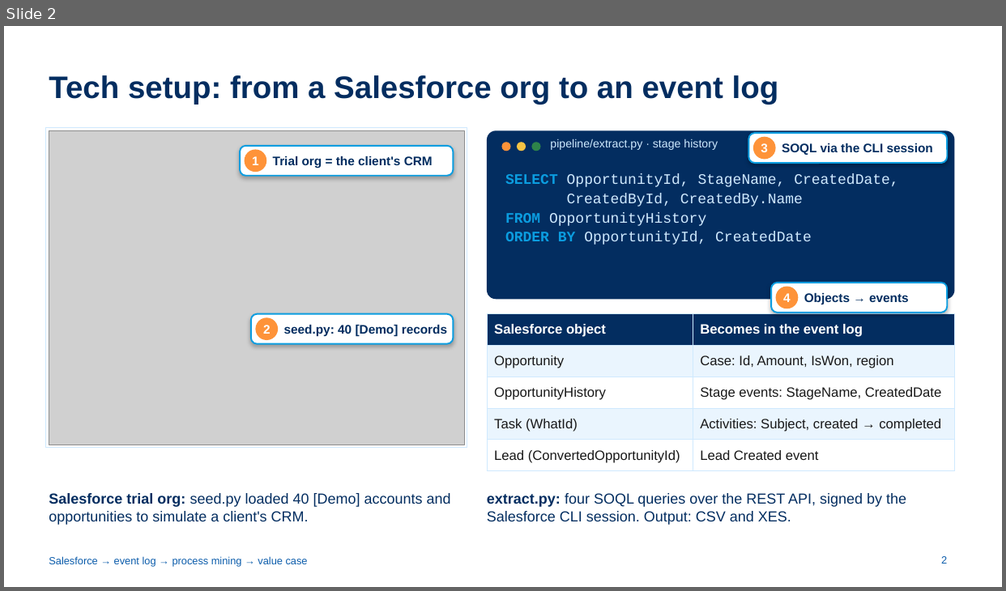
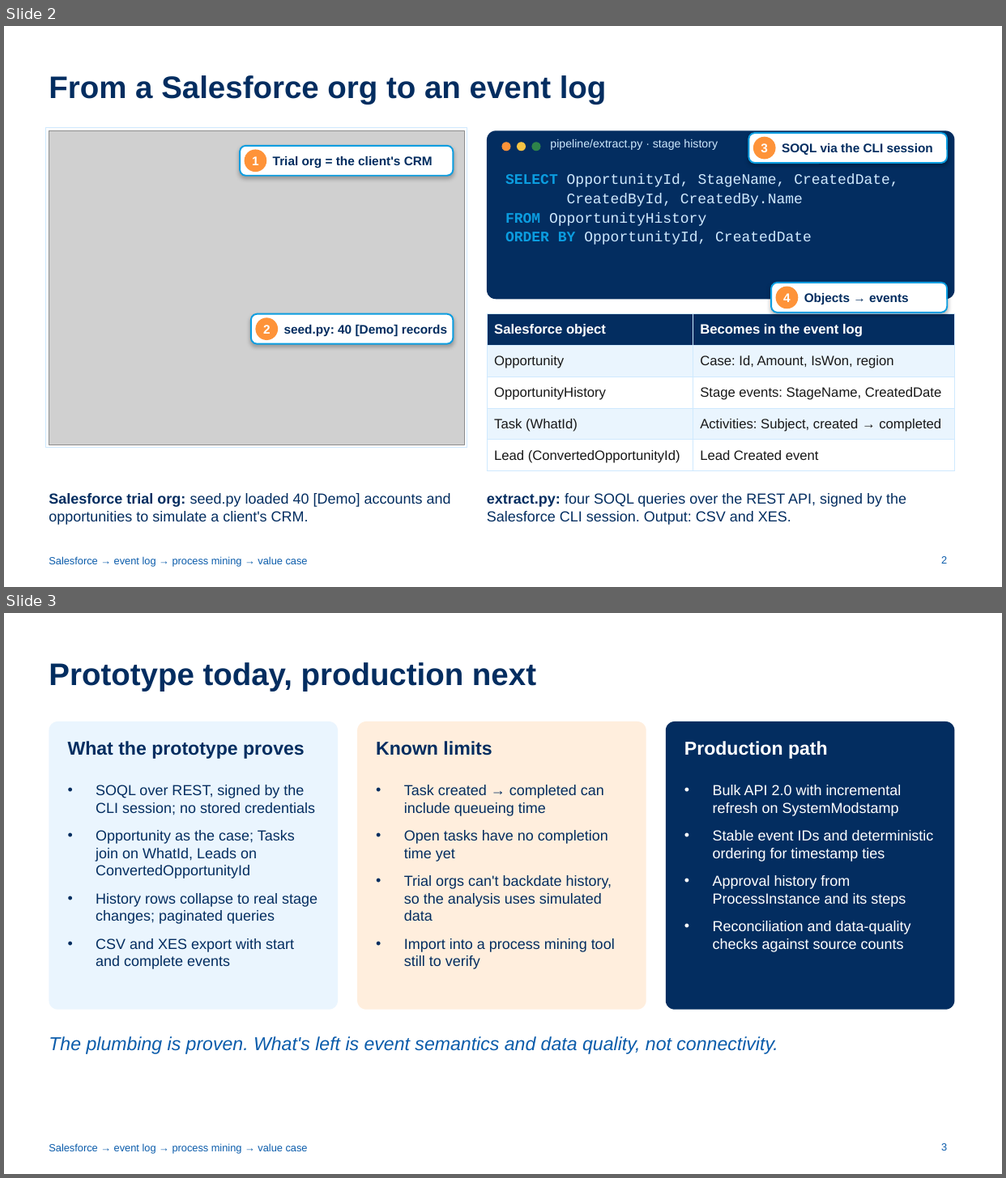
Before and after one commit to ch-lukas/salesforce-process-intelligence, a slide deck: deck/salesforce-process-intelligence-tech-setup.pptx. Shown one above the other, each under a label of ours: slide 2 before the commit, slides 2 and 3 after it. The pictures are 1006x591 and 1006x1178 pixels, drawn with LibreOffice and Linux fonts; fonts in the diff are those of the drawing; grey boxes stand for pictures. Boxes give left, top, right and bottom in pixels: in the first picture for what was removed or moved away, otherwise in the second. Text is boxed around its words. In the diff, an @@ line names an element or a change of style, - is before the commit and + after.

```diff
--- a/deck/salesforce-process-intelligence-tech-setup.pptx
+++ b/deck/salesforce-process-intelligence-tech-setup.pptx
@@ slide 3 added at (x1=4, y1=613, x2=1002, y2=1174), background #FFFFFF; not listed: 1 template element that a slide beside it also shows @@
@@ title added at (x1=49, y1=662, x2=536, y2=691), 30 pt, text #032D60, bold @@
+Prototype today, production next
@@ rounded rectangle added at (x1=49, y1=722, x2=338, y2=1010), fill #EAF5FE @@
@@ rounded rectangle added at (x1=357, y1=722, x2=646, y2=1010), fill #FFEEDD @@
@@ rounded rectangle added at (x1=666, y1=722, x2=955, y2=1010), fill #032D60 @@
@@ text added at (x1=68, y1=741, x2=305, y2=759), 18 pt, text #032D60, bold @@
+What the prototype proves
@@ text added at (x1=376, y1=741, x2=492, y2=756), 18 pt, text #032D60, bold @@
+Known limits
@@ text added at (x1=684, y1=741, x2=828, y2=759), 18 pt, text #FFFFFF, bold @@
+Production path
@@ text added at (x1=96, y1=785, x2=317, y2=969), 14 pt, text #032D60 @@
+• SOQL over REST, signed by the CLI session; no stored credentials
+• Opportunity as the case; Tasks join on WhatId, Leads on ConvertedOpportunityId
+• History rows collapse to real stage changes; paginated queries
+• CSV and XES export with start and complete events
@@ text added at (x1=404, y1=785, x2=615, y2=969), 14 pt, text #032D60 @@
+• Task created → completed can include queueing time
+• Open tasks have no completion time yet
+• Trial orgs can't backdate history, so the analysis uses simulated data
+• Import into a process mining tool still to verify
@@ text added at (x1=713, y1=785, x2=934, y2=952), 14 pt, text #FFFFFF @@
+• Bulk API 2.0 with incremental refresh on SystemModstamp
+• Stable event IDs and deterministic ordering for timestamp ties
+• Approval history from ProcessInstance and its steps
+• Reconciliation and data-quality checks against source counts
@@ text added at (x1=49, y1=1037, x2=778, y2=1054), 18 pt, text #0B5CAB, italic @@
+The plumbing is proven. What's left is event semantics and data quality, not connectivity.
@@ page number added at (x1=941, y1=1144, x2=947, y2=1151), 10 pt, text #0B5CAB @@
+3
@@ slide 2 changed as well @@
@@ title at (x1=49, y1=75, x2=607, y2=104): text changed @@
-Tech setup: from a Salesforce org to an event log
+From a Salesforce org to an event log
```
Also in this commit, not shown: 2 other slides changed, 6 other files.
